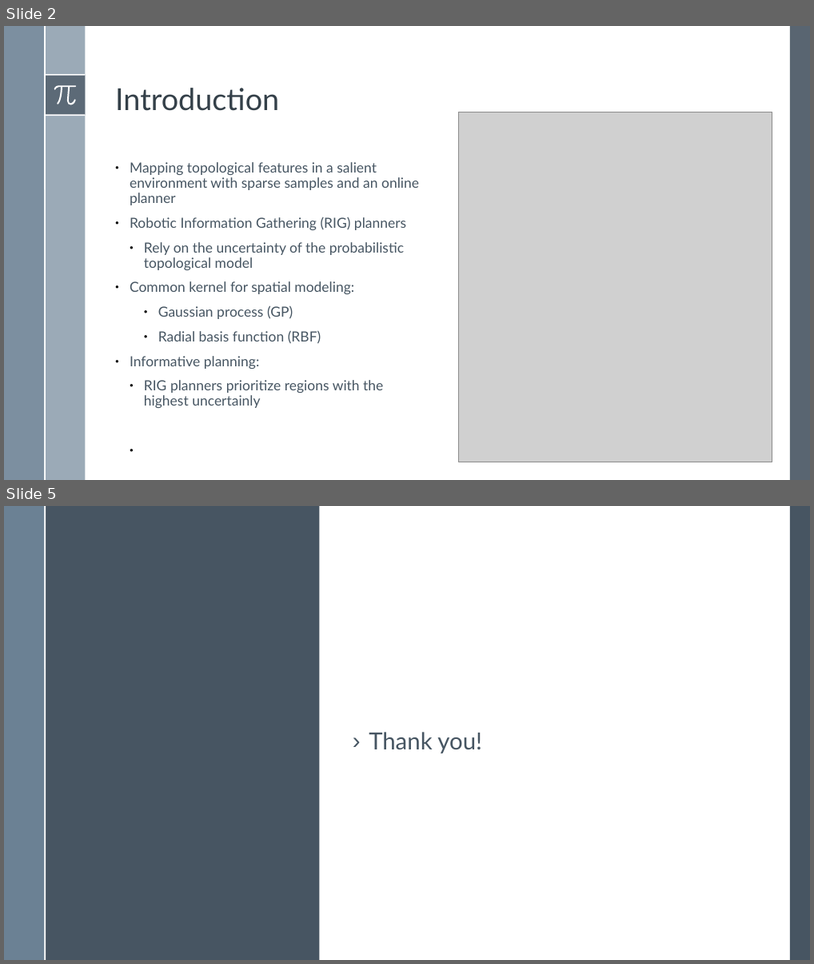
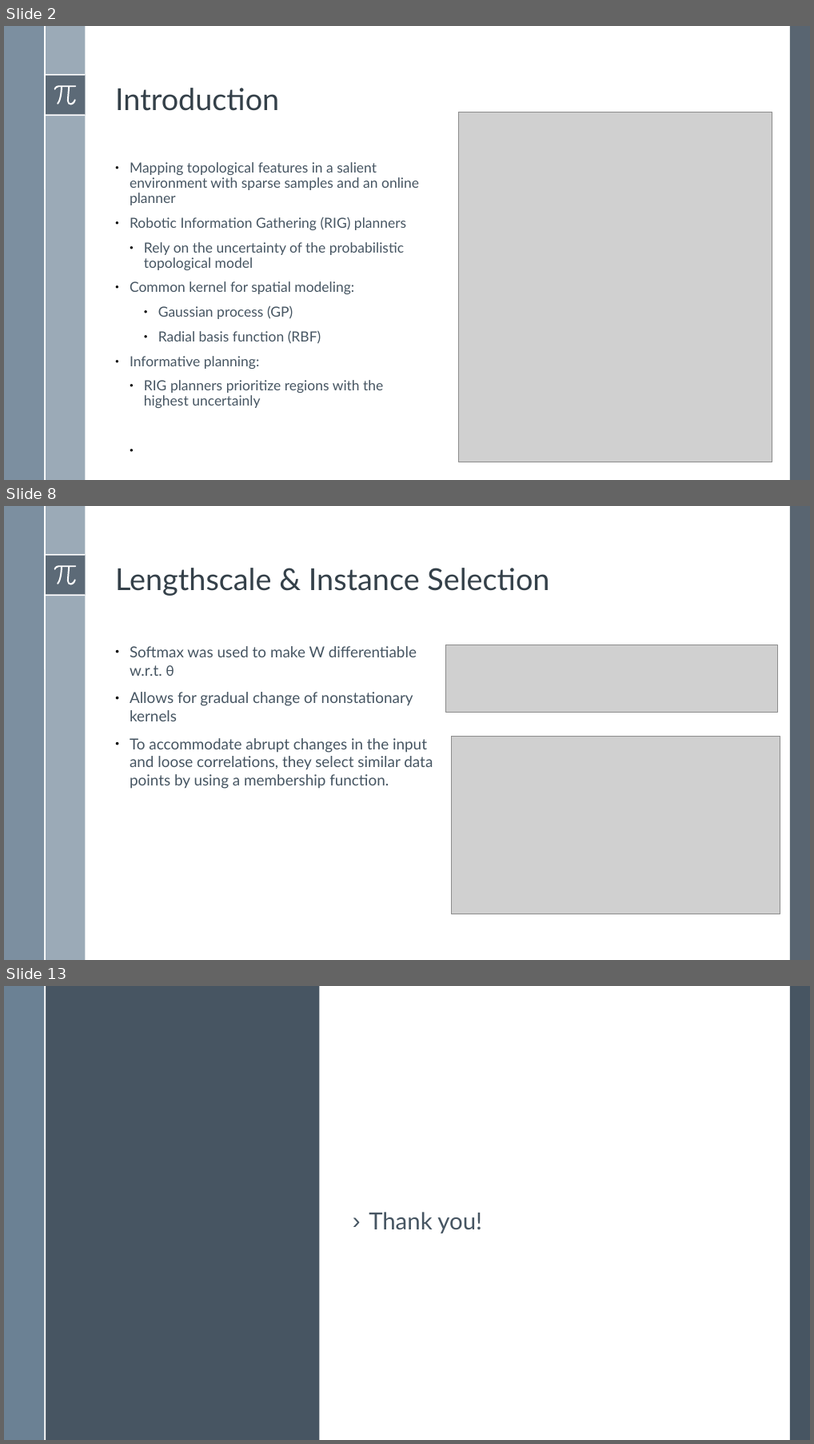
Before and after one commit to BardiaMojra/literature_reviews, a slide deck: ak_attentive_kernel_for_information_gathering/ak_attentive_kernel_for_information_gathering.odp. Shown one above the other, each under a label of ours: slides 2 and 5 before the commit, slides 2, 8 and 13 after it; the slides between them are not shown. The pictures are 814x964 and 814x1444 pixels, drawn with LibreOffice and Linux fonts; fonts in the diff are those of the drawing; grey boxes stand for pictures. Boxes give left, top, right and bottom in pixels: in the first picture for what was removed or moved away, otherwise in the second. Text is boxed around its words. In the diff, an @@ line names an element or a change of style, - is before the commit and + after.

```diff
--- a/ak_attentive_kernel_for_information_gathering/ak_attentive_kernel_for_information_gathering.odp
+++ b/ak_attentive_kernel_for_information_gathering/ak_attentive_kernel_for_information_gathering.odp
@@ slide 8 added at (4, 506, 810, 960), background #FFFFFF; not listed: 8 template elements that a slide beside it also shows @@
@@ text added at (115, 568, 550, 596), 36 pt, text #344049 @@
+Lengthscale & Instance Selection
@@ text added at (130, 646, 433, 788), 18 pt, text #465562 @@
+● Softmax was used to make W differentiable w.r.t. θ
+● Allows for gradual change of nonstationary kernels
+● To accommodate abrupt changes in the input and loose correlations, they select similar data points by using a membership function.
@@ picture added at (446, 645, 778, 712) @@
@@ picture added at (452, 736, 781, 913) @@
@@ what was slide 5 is now slide 13 @@
```
Also in this commit, not shown: 2 slides changed, 7 other slides added, 5 other files.
